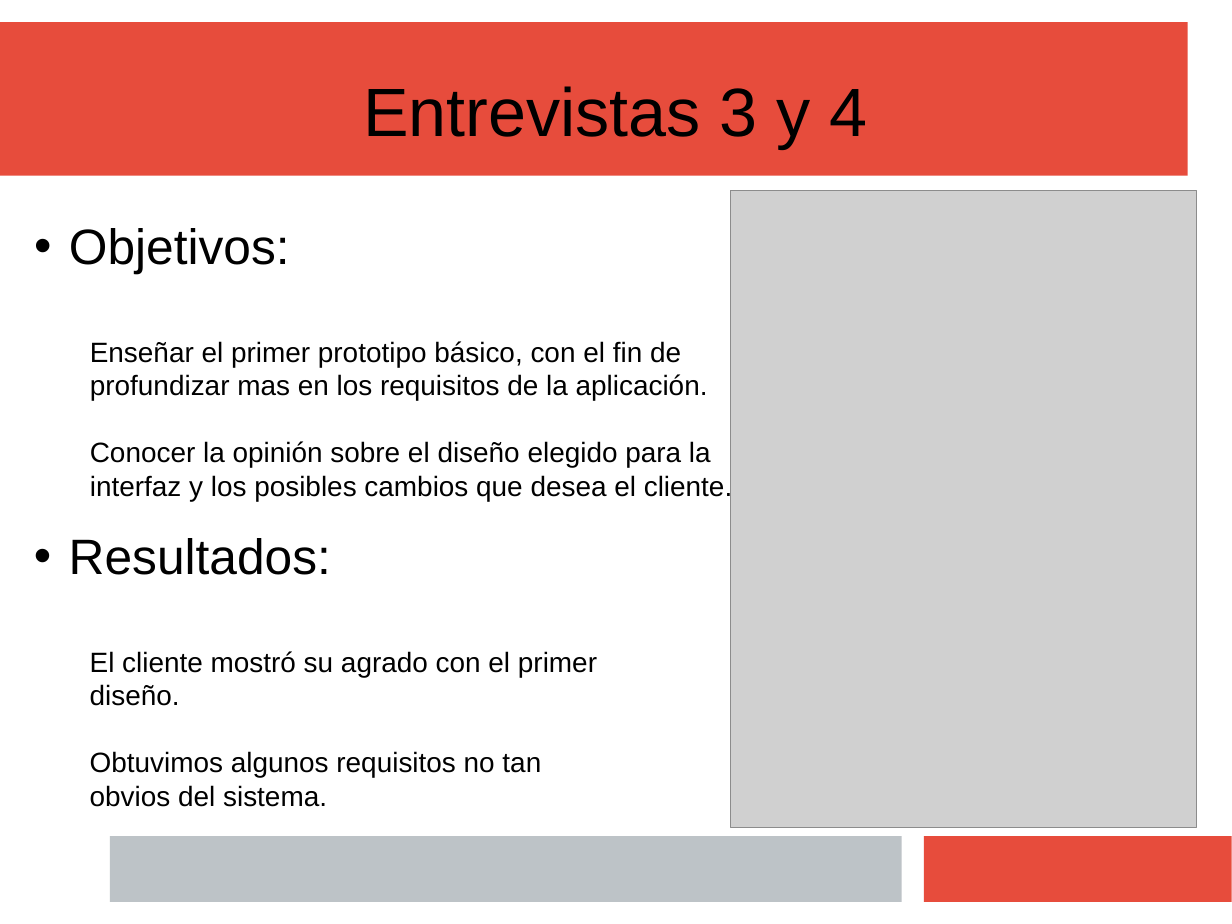
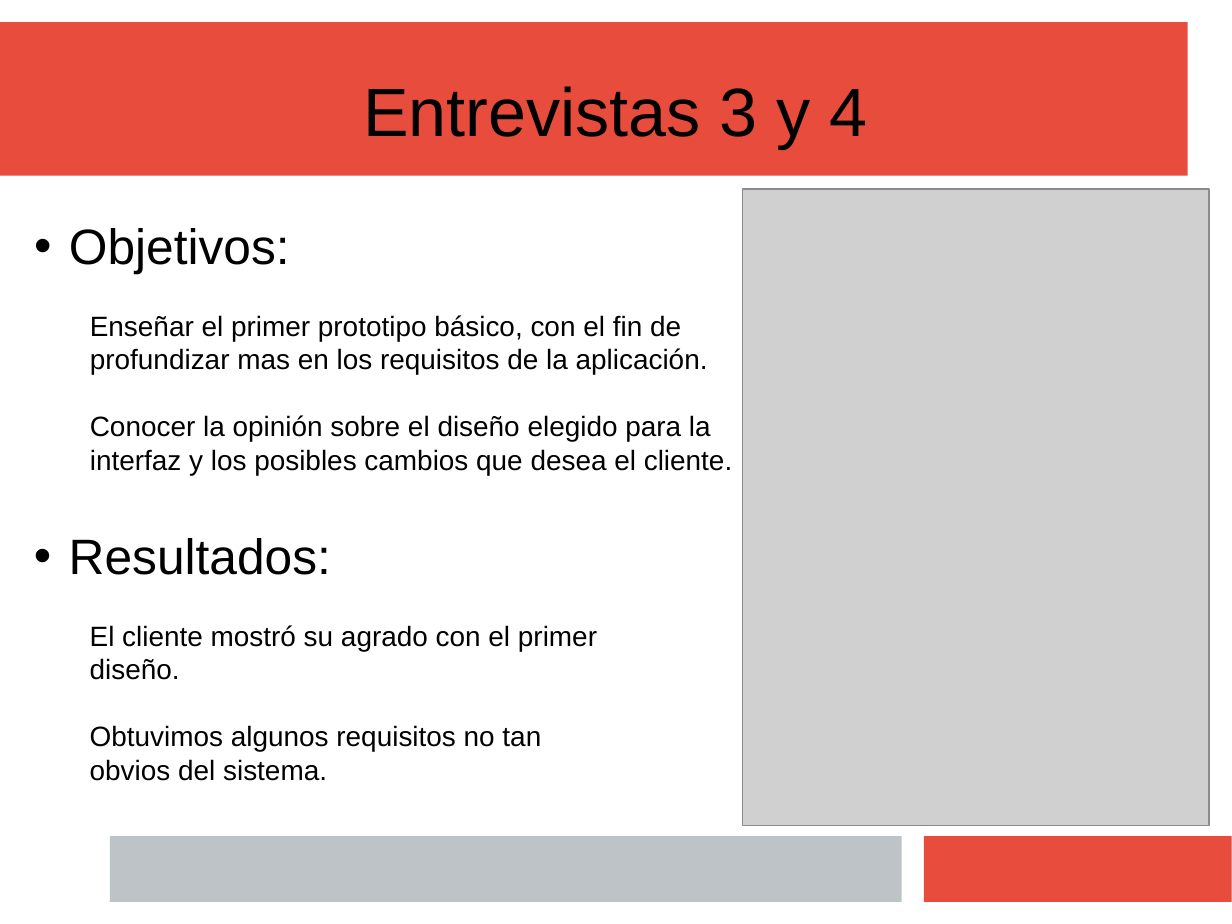
Before and after one commit to Juanba1998/APP-Restaurante, a slide deck: slide 6 of Material/Presentación/Presentacion Final.pptx. Drawn at 1232x924 pixels with LibreOffice and Linux fonts; fonts in the diff are those of the drawing; grey boxes stand for pictures. Boxes give left, top, right and bottom in pixels: in the first picture for what was removed or moved away, otherwise in the second. Text is boxed around its words. In the diff, an @@ line names an element or a change of style, - is before the commit and + after.

```diff
--- a/Material/Presentación/Presentacion Final.pptx
+++ b/Material/Presentación/Presentacion Final.pptx
@@ picture: place and size @@
-picture at [731,190,1197,827]
+picture at [743,189,1210,826]
@@ text "Objetivos:" rewrapped from [69,228,732,501] to [69,228,732,475] @@
@@ text "Resultados:" rewrapped from [69,538,597,807] to [69,538,597,781] @@
```
Also in this commit, not shown: 8 other slides changed.
